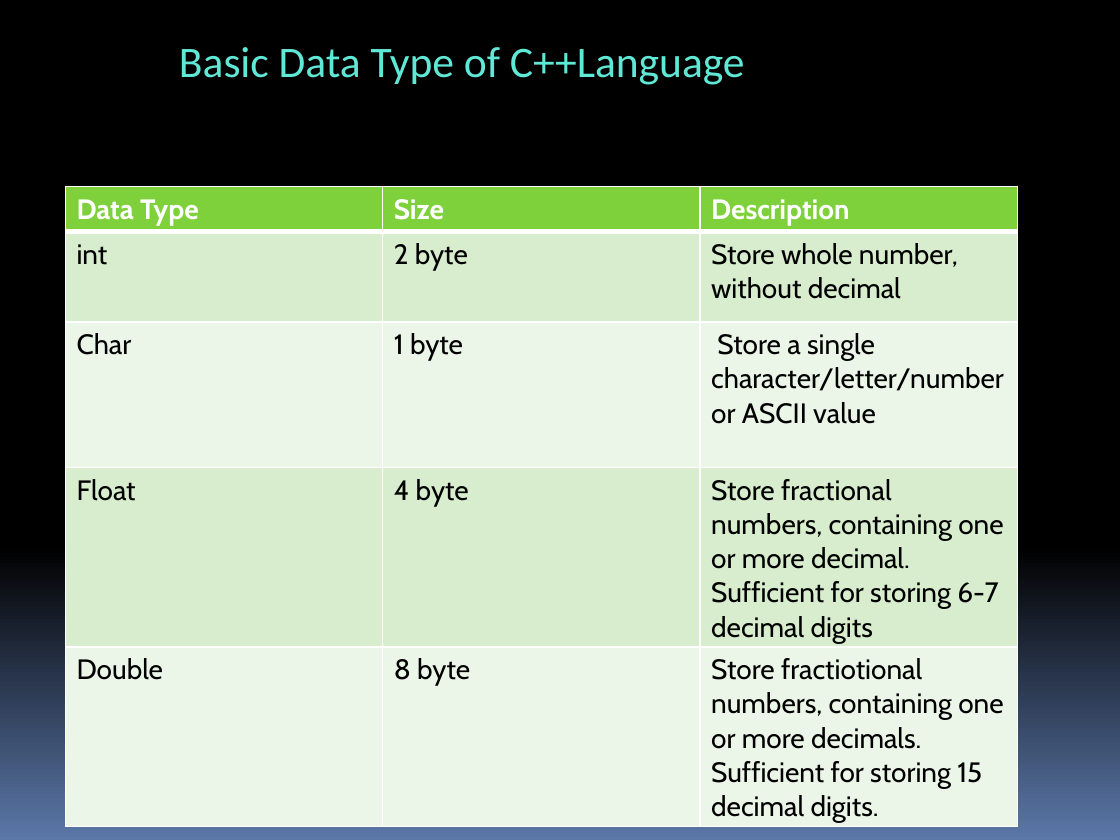
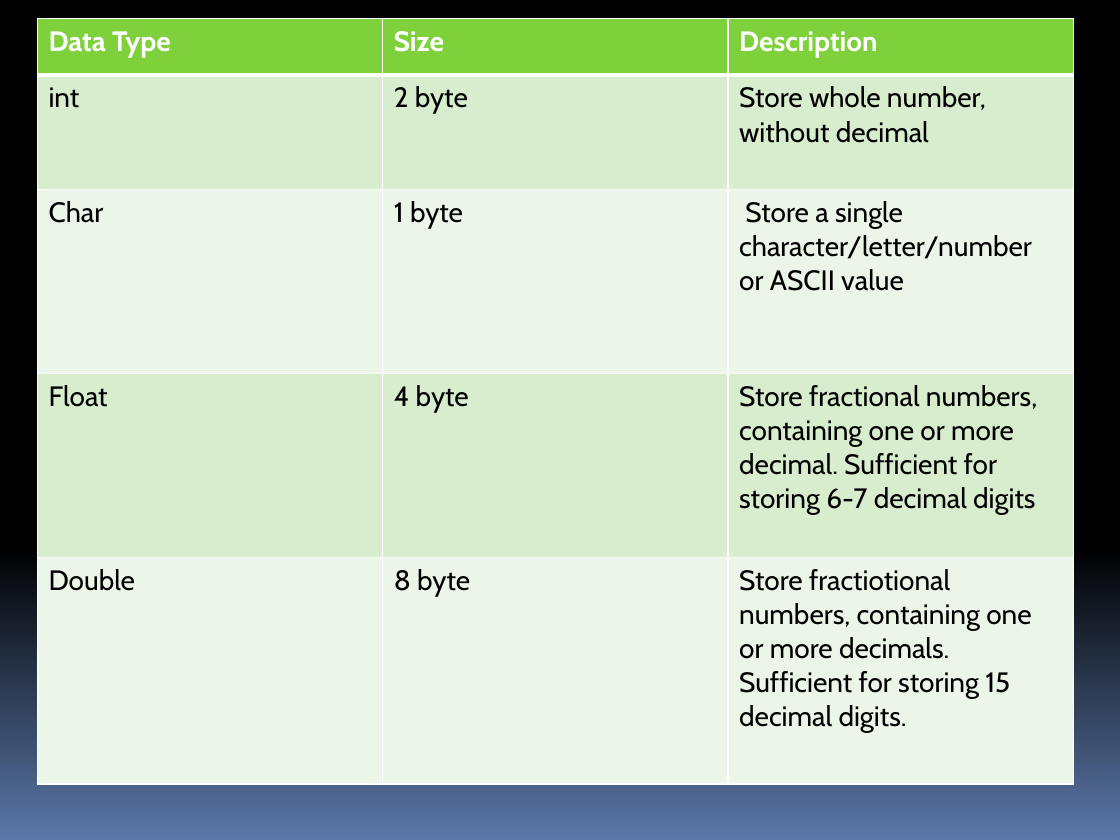
Before and after one commit to itsmechauhan/fit, a slide deck: slide 34 of gaibua.pptx (slide 19 before the commit). Drawn at 1120x840 pixels with LibreOffice and Linux fonts; fonts in the diff are those of the drawing. Boxes give left, top, right and bottom in pixels: in the first picture for what was removed or moved away, otherwise in the second. Text is boxed around its words. In the diff, an @@ line names an element or a change of style, - is before the commit and + after.

```diff
--- a/gaibua.pptx
+++ b/gaibua.pptx
@@ table resized from (x1=65, y1=187, x2=1016, y2=826) to (x1=37, y1=19, x2=1072, y2=784) @@
@@ text removed at (x1=179, y1=47, x2=745, y2=85) @@
-Basic Data Type of C++Language
```
Also in this commit, not shown: 16 other slides changed, 23 slides added, 23 slides removed.
